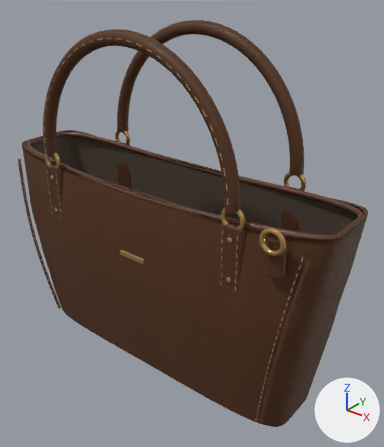
Two versions of the Blender file assets-source/atelier-tote.blend, one commit apart.
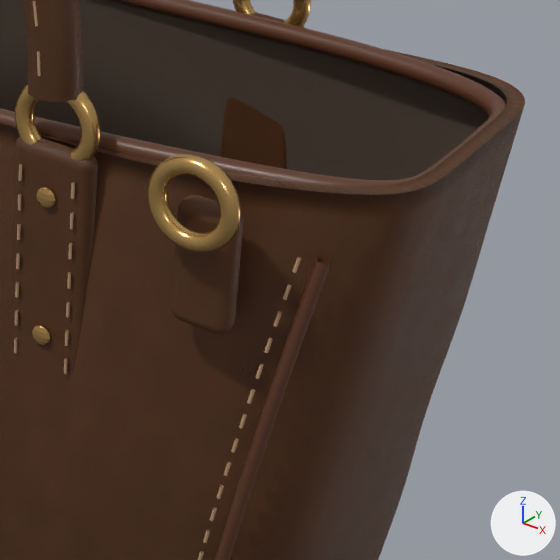
There are two pictures of each version: one whole from a 50 mm lens placed at (3.707, -4.195, 2.759), pointed at (0.283, 0.083, 0.106), one close up on the part from 56% to 99% of the width and 41% to 77% of the height. The axes (+X, +Y, +Z) are drawn at lower right. The lights are the same throughout. The older version's two pictures come first.

The scene before the commit, as lines of its bpy script (objects in view):
```python
me_cube_001 = bpy.data.meshes.new('Cube.001')
me_cube_001.from_pydata(...)  # 2380 vertices, 2370 faces; spans x -0.12..3.13, y -0.09..1.23, z -0.34..1.93
me_cube_001.materials.append(mat_cognac_leather___poly_haven_normal_and_color)
me_torus = bpy.data.meshes.new('Torus')
me_torus.from_pydata(...)  # 2712 vertices, 2794 faces; spans x -0.13..3.18, y -0.86..0.13, z -1.19..0.15
me_torus.materials.append(mat_brushed_warm_brass)  # orange #d3aa69
me_tote___hollow_leather_shell = bpy.data.meshes.new('Tote / hollow leather shell')
me_tote___hollow_leather_shell.from_pydata(...)  # 7178 vertices, 7106 faces; spans x -2.2..2.2, y -0.62..0.62, z -1.7..0.7
me_tote___hollow_leather_shell.polygons.foreach_set('use_smooth', [True] * 7106)
# faces by material slot: [3649, 3457]
me_tote___hollow_leather_shell.materials.append(mat_cognac_leather___poly_haven_normal_and_color)
me_tote___hollow_leather_shell.materials.append(mat_suede_lining)  # brown #57493c
ob_brushed_warm_brass = bpy.data.objects.new('Brushed warm brass', me_torus)
ob_brushed_warm_brass.location = (-1.28, -0.57, 0.7)
ob_brushed_warm_brass.rotation_euler = (1.571, 0.0, 0.0)  # degrees (90, 0, 0)
ob_cognac_leather___poly_haven_normal_and_color = bpy.data.objects.new('Cognac leather — Poly Haven normal and color', me_cube_001)
ob_cognac_leather___poly_haven_normal_and_color.location = (-1.28, -0.57, 0.3)
ob_tote___hollow_leather_shell = bpy.data.objects.new('Tote / hollow leather shell', me_tote___hollow_leather_shell)
ob_tote___hollow_leather_shell.location = (0.0, 0.0, 0.0)
# also in view: 'Saddle stitching' at (0.0, 0.0, 0.282); 'Hand-painted leather edges' at (0.0, -0.024, -0.455)
```
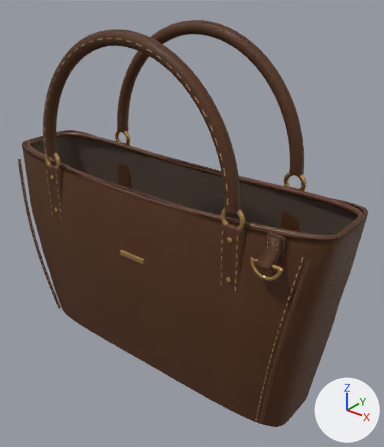
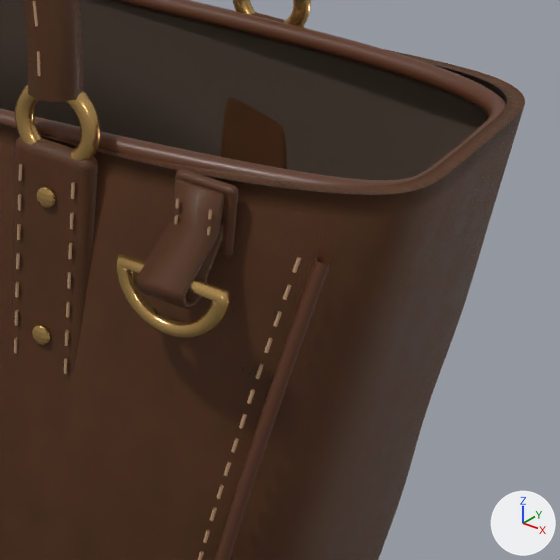
Patch to the scene script:
```diff
--- a/assets-source/atelier-tote.blend.py
+++ b/assets-source/atelier-tote.blend.py
@@ me_cube_001 @@
 # used by ob_cognac_leather___poly_haven_normal_and_color; location = (-1.28, -0.57, 0.3)
-me_cube_001.from_pydata(...)  # 2380 vertices, 2370 faces; spans x -0.12..3.13, y -0.09..1.23, z -0.34..1.93
+me_cube_001.from_pydata(...)  # 2480 vertices, 2468 faces; spans x -0.12..3.09, y -0.18..1.23, z -0.34..1.93
+# me_cube_001 part 1: a new loose piece of 100 vertices spanning x 2.93..3.07, y -0.18..0.02, z 0.09..0.36, in mat_cognac_leather___poly_haven_normal_and_color
+# me_cube_001 part 2
+# 4 vertices in x 2.99..3.0, y -0.06..-0.05, z -0.01..0.0 move by (-0.07, 0.07, 0.18)
+# 4 vertices in x 2.97..2.98, y -0.06..-0.05, z 0.01..0.02 move by (-0.06, 0.07, 0.17)
+# 4 vertices in x 2.99..3.0, y -0.08..-0.07, z 0.01..0.02 move by (-0.07, 0.08, 0.17)
+# 4 vertices in x 2.97..3.13, y -0.06..-0.05, z 0.01 move by (-0.05, 0.07, 0.17)
+# 4 vertices in x 2.99..3.0, y -0.06..-0.05, z 0.34 move by (-0.07, 0.07, 0.03)
+# 4 vertices in x 2.99..3.0, y -0.08..-0.07, z 0.32..0.33 move by (-0.07, 0.08, 0.04)
+# 192 vertices move from x 2.96..3.13, y -0.08..0.0, z -0.01..0.34 to x 2.91..3.09, y 0.0..0.03, z 0.17..0.37
+# me_cube_001 part 3: 122 kept faces spanning x 2.91..3.09, y 0.0..0.03, z 0.17..0.37 get new texture (UV) coordinates
 me_cube_001.materials.append(mat_cognac_leather___poly_haven_normal_and_color)
@@ me_torus @@
 # used by ob_brushed_warm_brass; location = (-1.28, -0.57, 0.7); rotation_euler = (1.571, 0.0, 0.0), in degrees (90, 0, 0)
-me_torus.from_pydata(...)  # 2712 vertices, 2794 faces; spans x -0.13..3.18, y -0.86..0.13, z -1.19..0.15
+me_torus.from_pydata(...)  # 2722 vertices, 2804 faces; spans x -0.13..3.16, y -0.86..0.13, z -1.19..0.14
+# me_torus part 4: 400 vertices moved from x 2.92..3.18, y -0.15..0.11, z 0.11..0.15 to x 2.84..3.16, y -0.41..-0.24, z 0.1..0.14; 10 vertices added at x 3.12..3.16, y -0.26..-0.24, z 0.1..0.14
 me_torus.materials.append(mat_brushed_warm_brass)
```

Location of each change, [x1, y1, x2, y2] in pixels of the close-ups (560 x 560 px; the box of a moved part takes in the faces that stretch with it):
part 1 of me_cube_001, added (brown): after [137, 179, 225, 310]
part 2 of me_cube_001, moved or reshaped: before [171, 195, 244, 334]; after [174, 170, 238, 257]
part 3 of me_cube_001, surface changed: before [175, 195, 244, 332]; after [177, 169, 238, 257]
part 4 of me_torus, moved or reshaped: before [219, 216, 241, 228]; after [118, 253, 230, 305]
